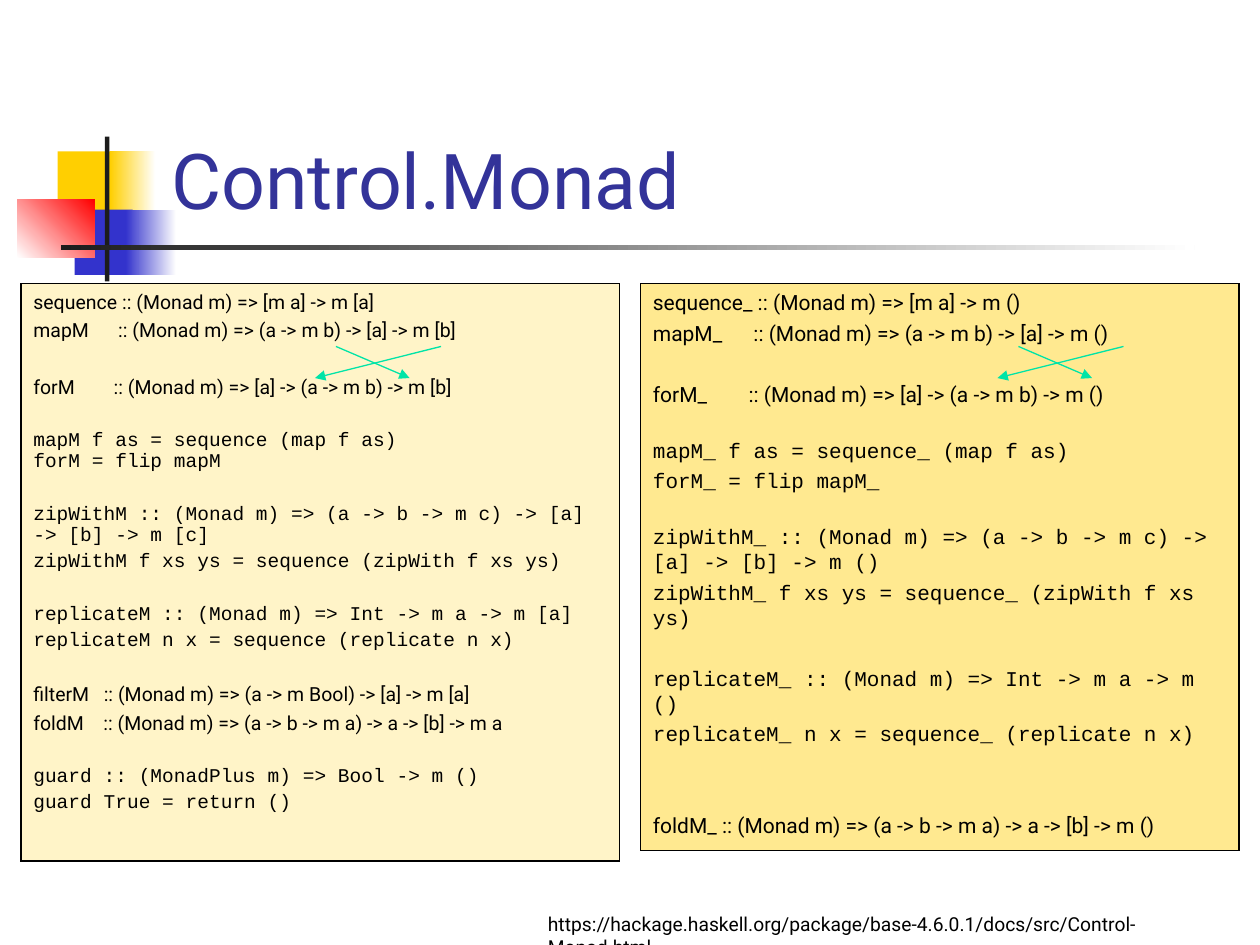
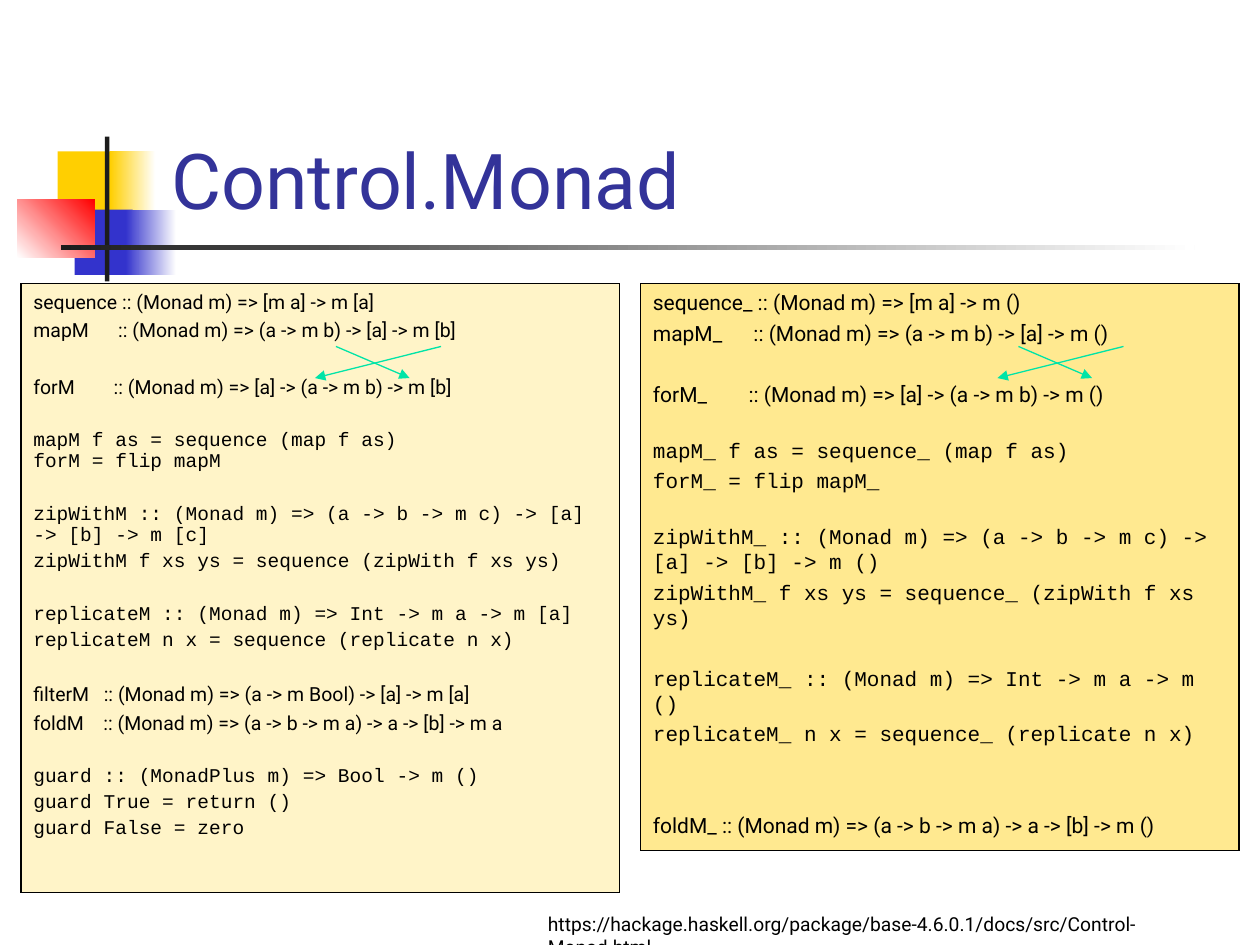
Before and after one commit to Funkcionalne/Prednasky, a slide deck: slide 43 of 12/12_fpro.ppt (slide 42 before the commit). Drawn at 1260x945 pixels with LibreOffice and Linux fonts; fonts in the diff are those of the drawing. Boxes give left, top, right and bottom in pixels: in the first picture for what was removed or moved away, otherwise in the second. Text is boxed around its words. In the diff, an @@ line names an element or a change of style, - is before the commit and + after.

```diff
--- a/12/12_fpro.ppt
+++ b/12/12_fpro.ppt
@@ rectangle "sequence :: (Monad m) => ...": place and size @@
-rectangle "sequence :: (Monad m) => ..." at box(21, 284, 620, 861)
+rectangle "sequence :: (Monad m) => ..." at box(21, 284, 620, 892)
@@ text in rectangle at box(33, 821, 244, 838): paragraph added @@
+guard False = zero
```
Also in this commit, not shown: 24 other slides changed, 1 slide added, 5 slides removed, 1 other file.
